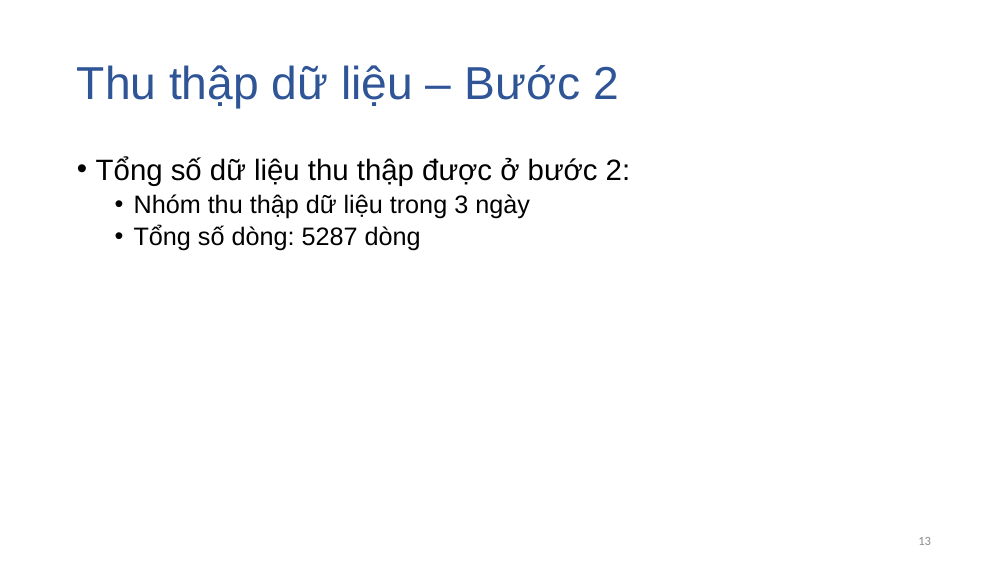
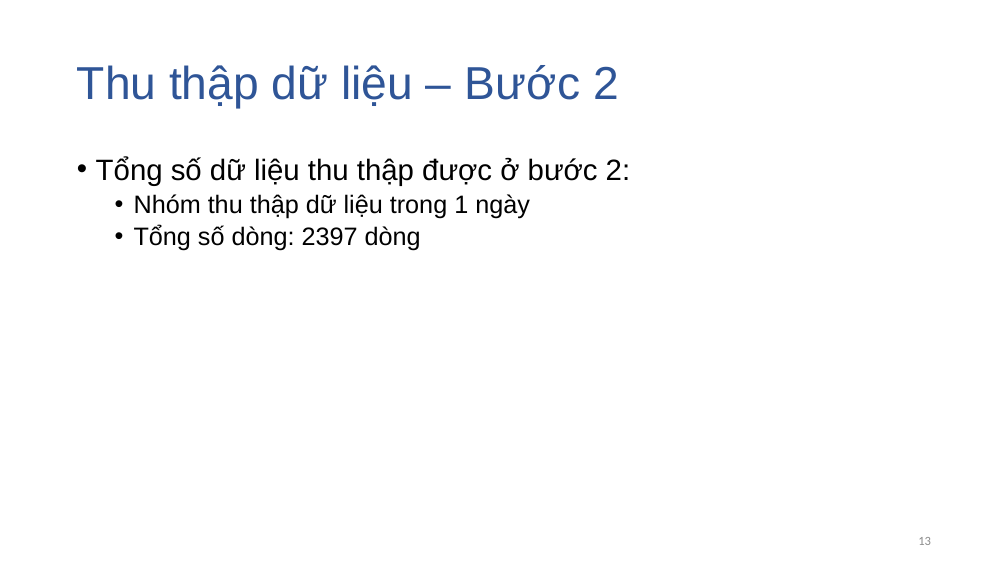
Before and after one commit to dtphat97/DataScienceFinal, a slide deck: slide 13 of Slide.pptx. Drawn at 1008x567 pixels with LibreOffice and Linux fonts; fonts in the diff are those of the drawing. Boxes give left, top, right and bottom in pixels: in the first picture for what was removed or moved away, otherwise in the second. Text is boxed around its words. In the diff, an @@ line names an element or a change of style, - is before the commit and + after.

```diff
--- a/Slide.pptx
+++ b/Slide.pptx
@@ text at (134,194,530,251): text changed @@
-  • Nhóm thu thập dữ liệu trong 3 ngày
-  • Tổng số dòng: 5287 dòng
+  • Nhóm thu thập dữ liệu trong 1 ngày
+  • Tổng số dòng: 2397 dòng
```
Also in this commit, not shown: 6 other slides changed, 1 slide added, 6 slides removed, 11 other files.
